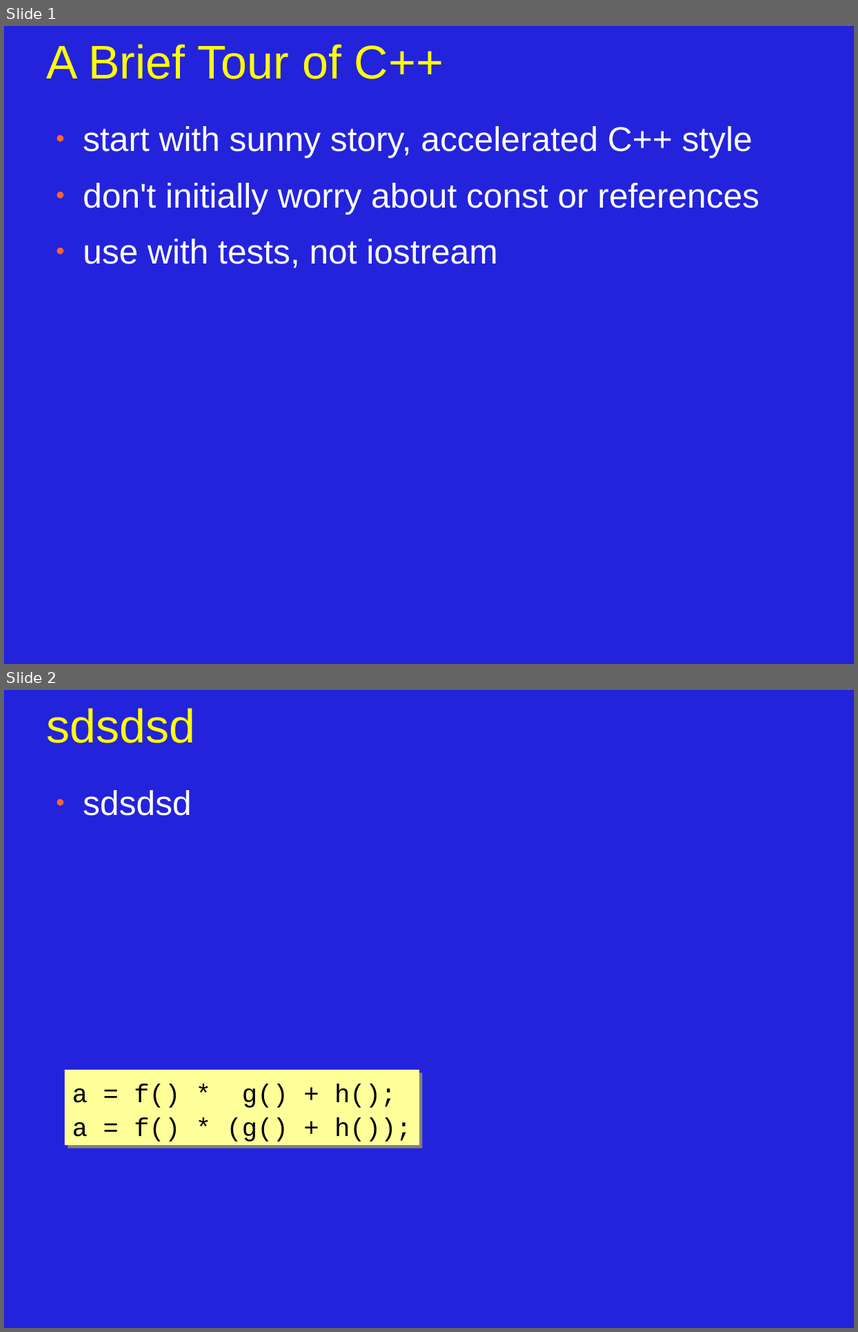
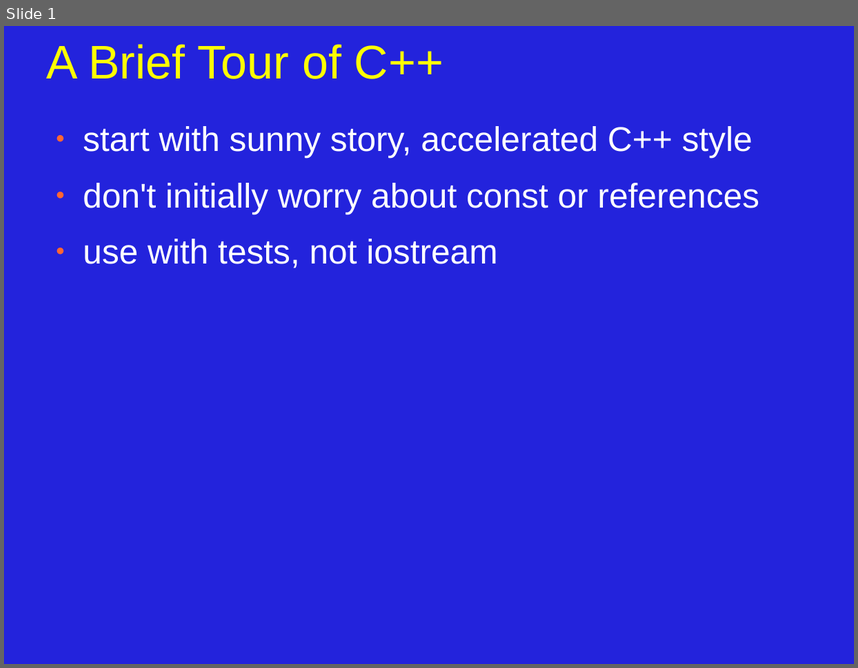
Before and after one commit to JonJagger/two-day-courses, a slide deck: cppf/02_Brief_Tour_of_C++.odp. Shown one above the other, each under a label of ours: slides 1 and 2 before the commit, slide 1 after it. The pictures are 858x1332 and 858x668 pixels, drawn with LibreOffice and Linux fonts; fonts in the diff are those of the drawing. Boxes give left, top, right and bottom in pixels: in the first picture for what was removed or moved away, otherwise in the second. Text is boxed around its words. In the diff, an @@ line names an element or a change of style, - is before the commit and + after.

```diff
--- a/cppf/02_Brief_Tour_of_C++.odp
+++ b/cppf/02_Brief_Tour_of_C++.odp
@@ slide 2 removed at (4, 690, 854, 1328), background #2323DC @@
@@ title removed at (47, 708, 196, 743) @@
-sdsdsd
@@ text removed at (83, 790, 191, 816) @@
-● sdsdsd
@@ rectangle removed at (65, 1069, 420, 1145) @@
-a = f() * g() + h();
-a = f() * (g() + h());
```
Also in this commit, not shown: 10 slides added.
